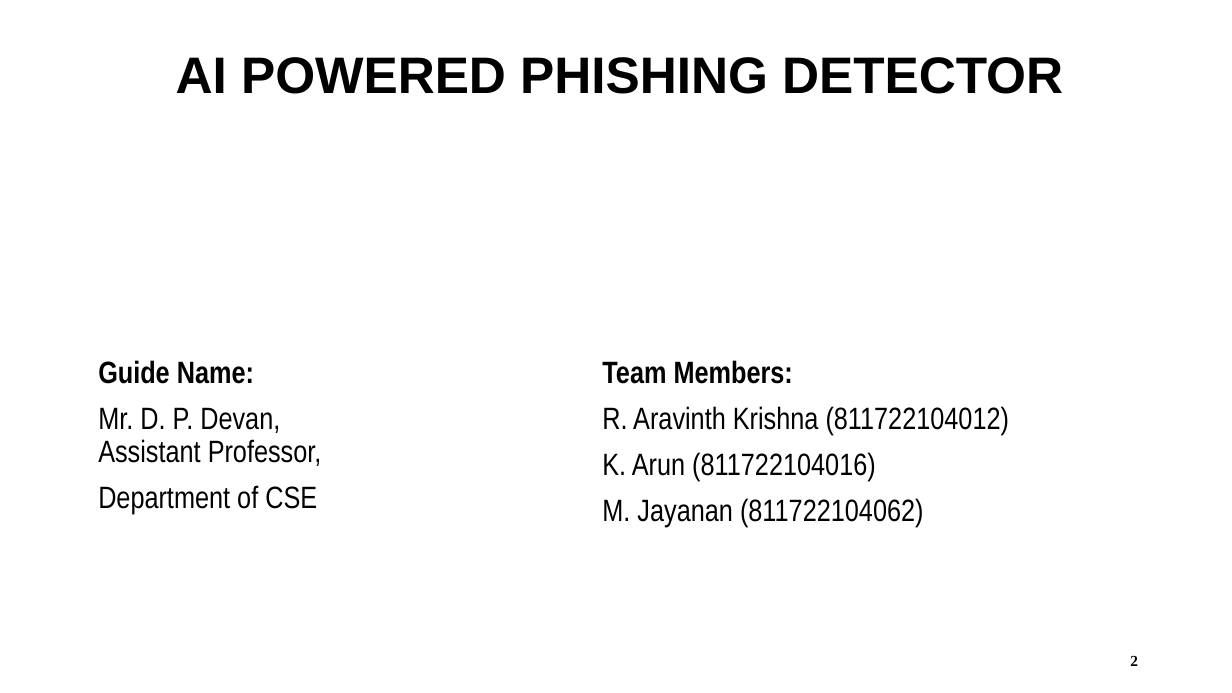
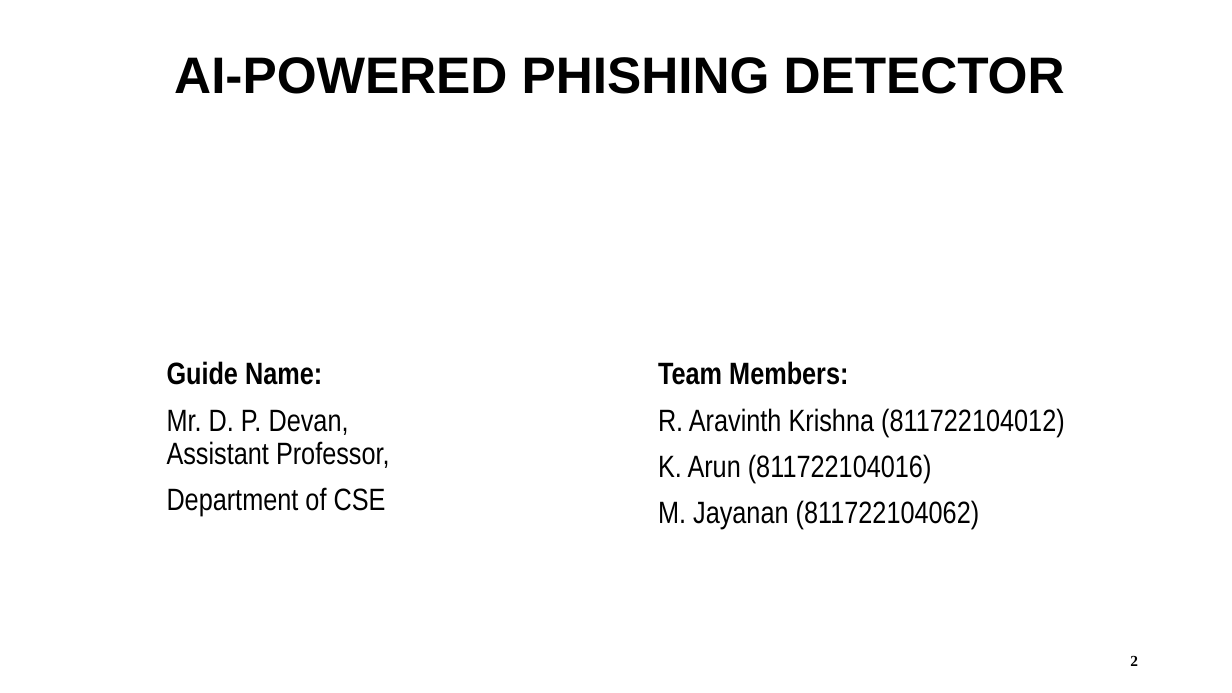
Before and after one commit to aravinth-krishna/phishing-checker, a slide deck: slide 2 of docs/DP PPT.pptx. Drawn at 1232x693 pixels with LibreOffice and Linux fonts; fonts in the diff are those of the drawing. Boxes give left, top, right and bottom in pixels: in the first picture for what was removed or moved away, otherwise in the second. Text is boxed around its words. In the diff, an @@ line names an element or a change of style, - is before the commit and + after.

```diff
--- a/docs/DP PPT.pptx
+++ b/docs/DP PPT.pptx
@@ text at bbox=[174, 57, 1065, 94]: text changed @@
-AI POWERED PHISHING DETECTOR
+AI-POWERED PHISHING DETECTOR
@@ text "Guide Name:": place and size @@
-text "Guide Name:" at bbox=[98, 360, 322, 514]
+text "Guide Name:" at bbox=[167, 361, 390, 516]
@@ text "Team Members:": place and size @@
-text "Team Members:" at bbox=[602, 360, 1010, 527]
+text "Team Members:" at bbox=[658, 361, 1065, 529]
```
Also in this commit, not shown: 10 other slides changed.
